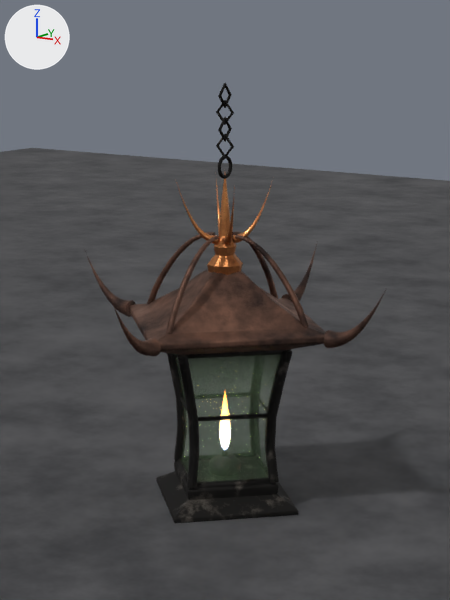
A saved change to the Blender file art/lantern.blend.
Both versions are drawn from the file's camera 'LanternCam'. Every picture has the same lights, and +X, +Y and +Z are marked at upper left. The older version comes first.
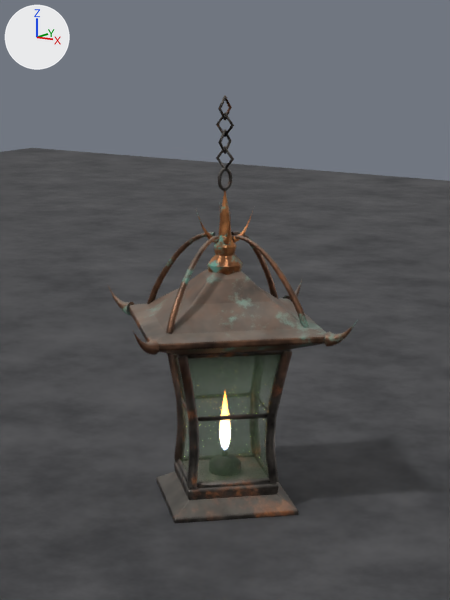
Edits to the scene script, one JSON object a line:
```json
{"block": "mat_m_blackiron", "change": "nodes: BsdfPrincipled, OutputMaterial, TexCoord, TexNoise, ValToRGB x2"}
{"block": "mat_m_blackiron", "change": "colours: black #242322, grey #6f6961, white #e7e7e7, grey #b3b3b3"}
{"block": "mat_m_blackiron", "change": "nodes: AmbientOcclusion, BsdfPrincipled, Mapping, Math x6, Mix x9, NewGeometry, OutputMaterial, SeparateColor, SeparateXYZ, TexCoord, TexNoise x6, ValToRGB x8"}
{"block": "mat_m_blackiron", "change": "colours: black #292726, dark grey #65615d, light grey #e1ddda, white #ffffff, grey #999999, light grey #c4c4c4, black #000000, white #e7e7e7"}
{"block": "mat_m_roofbronze", "change": "nodes: BsdfPrincipled, OutputMaterial, TexCoord, TexNoise, ValToRGB x2"}
{"block": "mat_m_roofbronze", "change": "colours: dark grey #352b29, brown #956c59, light grey #e1e1e1, grey #adadad"}
{"block": "mat_m_roofbronze", "change": "nodes: AmbientOcclusion, BsdfPrincipled, Mapping, Math x7, Mix x12, NewGeometry, OutputMaterial, SeparateColor, SeparateXYZ, TexCoord, TexNoise x8, ValToRGB x10"}
{"block": "mat_m_roofbronze", "change": "colours: brown #3f322d, brown #997359, light grey #e1ddda, white #ffffff, grey #999999, light grey #c4c4c4, black #000000, green #61897c"}
{"op": "set", "path": "ob_topring.location", "old": "(0.0, 0.0, 0.0)", "new": "(0.0, 0.0, -0.0148)"}
{"op": "set", "path": "ob_link0.location", "old": "(0.0, 0.0, 0.0)", "new": "(0.0, 0.0, -0.0148)"}
{"op": "set", "path": "ob_link1.location", "old": "(0.0, 0.0, 0.0)", "new": "(0.0, 0.0, -0.0148)"}
{"op": "set", "path": "ob_link2.location", "old": "(0.0, 0.0, 0.0)", "new": "(0.0, 0.0, -0.0148)"}
{"op": "set", "path": "ob_link3.location", "old": "(0.0, 0.0, 0.0)", "new": "(0.0, 0.0, -0.0148)"}
```

Location of each change, (x1, y1, x2, y2) in pixels of the pictures (450 x 600 px):
```json
{"object": "Roof", "change": "surface changed", "before": [129, 269, 326, 355], "after": [129, 269, 326, 355], "on screen": "lighter"}
{"object": "BasePlate", "change": "surface changed", "before": [156, 471, 298, 523], "after": [156, 471, 298, 523], "on screen": "lighter"}
{"object": "BaseCollar", "change": "surface changed", "before": [174, 457, 279, 500], "after": [174, 457, 279, 500], "on screen": "lighter"}
{"object": "Post0", "change": "surface changed", "before": [265, 349, 292, 483], "after": [265, 349, 292, 483]}
{"object": "Post3", "change": "surface changed", "before": [177, 354, 199, 488], "after": [177, 354, 199, 488]}
{"object": "Post2", "change": "surface changed", "before": [167, 353, 187, 462], "after": [167, 353, 187, 462]}
{"object": "Rail36", "change": "surface changed", "before": [177, 452, 277, 489], "after": [177, 452, 277, 489], "on screen": "lighter"}
{"object": "Post1", "change": "surface changed", "before": [249, 380, 261, 457], "after": [249, 380, 261, 457]}
{"object": "Rib0", "change": "surface changed", "before": [235, 235, 309, 328], "after": [235, 235, 309, 328]}
{"object": "Rib3", "change": "surface changed", "before": [166, 235, 219, 334], "after": [166, 235, 219, 334]}
{"object": "EaveHorn0", "change": "surface changed", "before": [324, 329, 352, 347], "after": [324, 329, 352, 347]}
{"object": "EaveHorn3", "change": "surface changed", "before": [136, 338, 159, 355], "after": [136, 338, 159, 355]}
{"object": "EaveHorn2", "change": "surface changed", "before": [111, 292, 135, 315], "after": [111, 292, 135, 315]}
{"object": "Rail205", "change": "surface changed", "before": [179, 350, 291, 359], "after": [179, 350, 291, 359]}
{"object": "Rib1", "change": "surface changed", "before": [232, 231, 278, 299], "after": [232, 231, 278, 299]}
{"object": "TopRing", "change": "surface changed, moved", "before": [218, 155, 232, 179], "after": [218, 168, 232, 191]}
{"object": "EaveHorn1", "change": "surface changed", "before": [283, 281, 302, 301], "after": [283, 281, 302, 301]}
{"object": "Link3", "change": "surface changed, moved", "before": [218, 83, 232, 108], "after": [218, 96, 232, 120]}
{"object": "Link0", "change": "surface changed, moved", "before": [216, 134, 234, 157], "after": [216, 146, 234, 169]}
{"object": "Link1", "change": "surface changed, moved", "before": [218, 117, 232, 142], "after": [218, 129, 232, 154]}
{"object": "Link2", "change": "surface changed, moved", "before": [216, 100, 234, 125], "after": [216, 113, 234, 137]}
```
